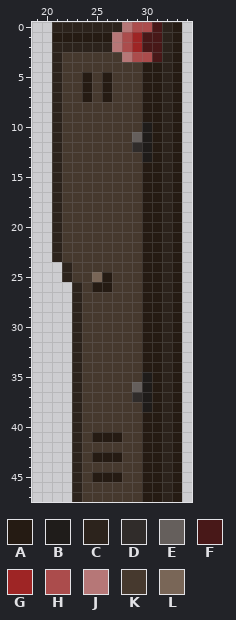
Pixel-art sprite -- Graphics/Atlases/Gameplay/objects/ss2024/electricity/door_close_fg00.png. The picture above was drawn from the file before the commit.
The file is 48x48 pixels. Shown: x 19..34, y 0..47.
Palette (. is transparent): A #251b13  B #1f1c1a  C #2c231c  D #302c2a  E #655f5c  F #481818  G #9e2525  H #ab4c4c  J #b67777  K #46392e  L #796657
Now the later version:
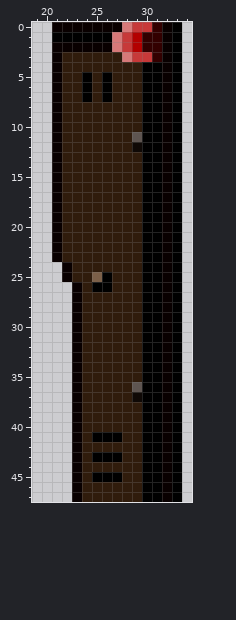
Changes in this commit:
colour A: #251b13 -> #000000
colour C: #2c231c -> #090000
colour D: #302c2a -> #0f0906
colour E: #655f5c -> #5e5551
colour F: #481818 -> #330000
colour G: #9e2525 -> #b30000
colour H: #ab4c4c -> #c73939
colour J: #b67777 -> #d77979
colour K: #46392e -> #301c0c
colour L: #796657 -> #7c6049
y 10..13: x 30 B -> A
y 35..38: x 30 B -> A
Where, in picture pixels (left, top, right, bottom), the same in both pictures:
changed: (52, 22, 182, 502)
